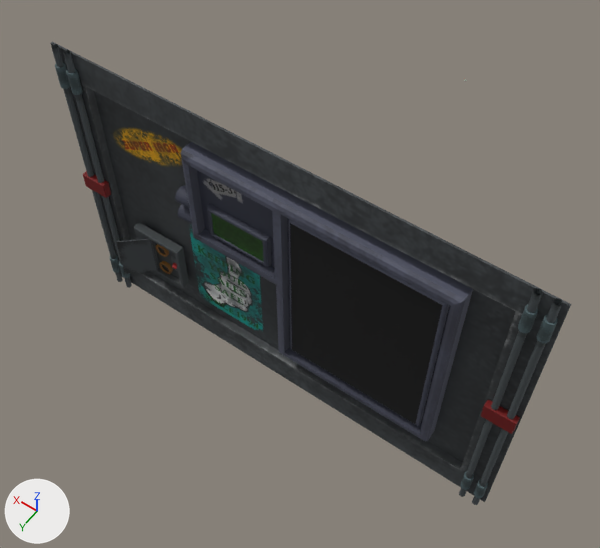
One commit to the FBX model Assets/Models/safe_deposit_box_backside.fbx: the scene before it, then after it.
Camera for both pictures: a 50 mm camera at (-0.792, 2.0, 1.691) aimed at (0.05, 0.82, -0.163). Arrows for +X, +Y and +Z are at lower left; the lights stay in place. Where no turn or scale is listed for an object, it has been applied to the vertices.

Script lines for the objects in view, before the commit:
```python
me_cube_004 = bpy.data.meshes.new('Cube.004')
me_cube_004.from_pydata(...)  # 2286 vertices, 1945 faces; spans x -0.675..0.675, y 0.959..1.061, z -0.457..0.457
# faces by material slot: [1943, 2]
me_cube_004.materials.append(mat_safe_backside)  # picture img_safe_deposit_box_backside_painted_png
me_cube_004.materials.append(mat_material)  # black #000000
# before: 16 (0.585, 0.96, 0.36), 17 (0.585, 0.96, -0.36), 18 (-0.585, 0.96, 0.36), 19 (-0.585, 0.96, -0.36)
ob_safe_backside = bpy.data.objects.new('Safe_Backside', me_cube_004)
ob_safe_backside.location = (0.0, 0.0, 0.0)
```
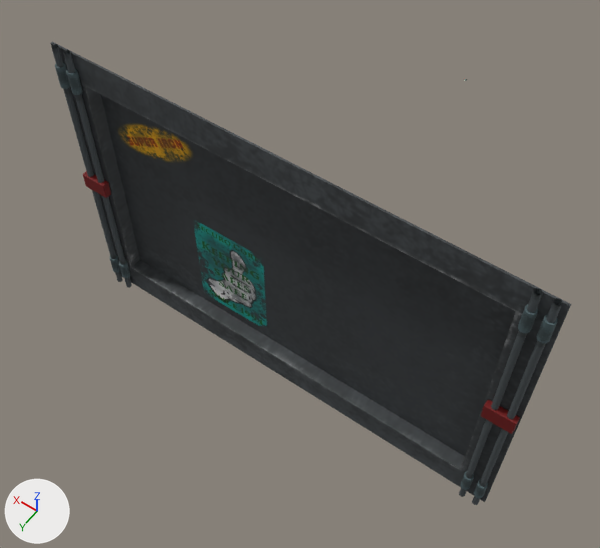
The change, as a list of edits to the scene's bpy script:
```text
Change me_cube_004:
    used by ob_safe_backside; location = (0.0, 0.0, 0.0)
    verts and faces of me_cube_004; kept vertices keep their numbers, new ones are numbered from 2286
    remove me_cube_004.from_pydata(...)  # 2286 vertices, 1945 faces; spans x -0.675..0.675, y 0.959..1.061, z -0.457..0.457
    add me_cube_004.from_pydata(...)  # 1428 vertices, 1287 faces; spans x -0.675..0.675, y 0.942..1.006, z -0.457..0.457
    me_cube_004 part 1: 11 loose pieces with 858 vertices, spanning x -0.484..0.521, y 0.959..1.061, z -0.291..0.331, are deleted
    me_cube_004 part 2
    add for i in [*range(16, 20)]: verts[i] += (0.0, -0.018, 0.0)
    remove me_cube_004.materials.append(mat_material)  # black #000000
```

Location of each change, (x1, y1, x2, y2) in pixels of the pictures (600 x 548 px; the box of a moved part takes in the faces that stretch with it):
part 1 of me_cube_004, deleted (black): before (116, 142, 473, 442)
part 2 of me_cube_004, moved or reshaped: (110, 121, 473, 468) in both
